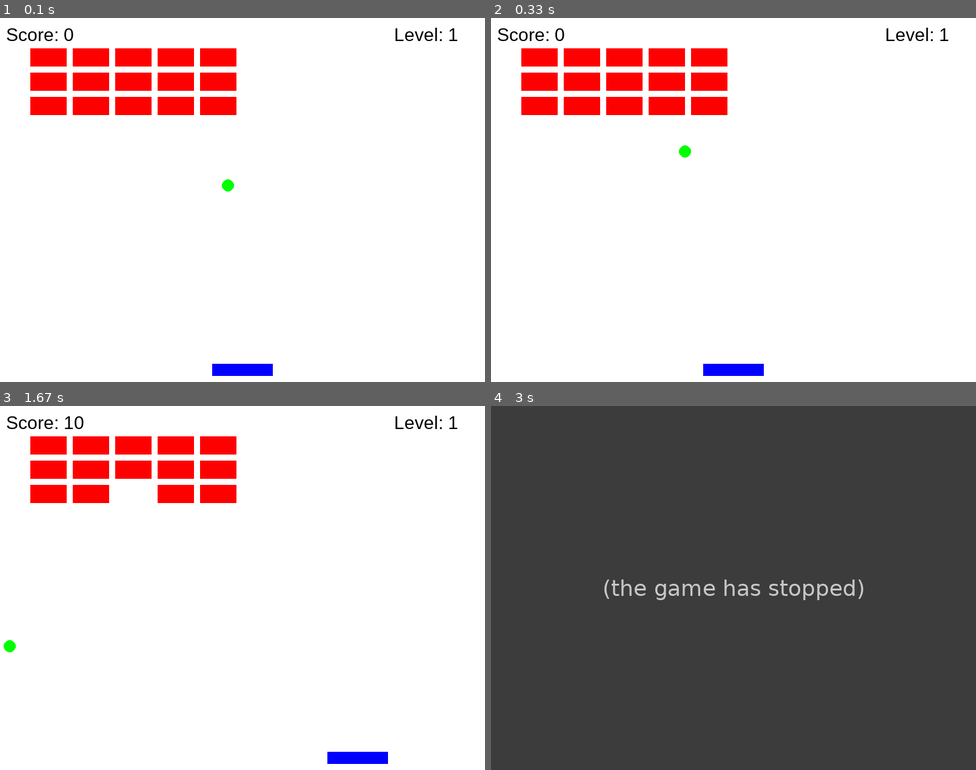
Above: before the commit, frames 1-4 (two rows, left to right).
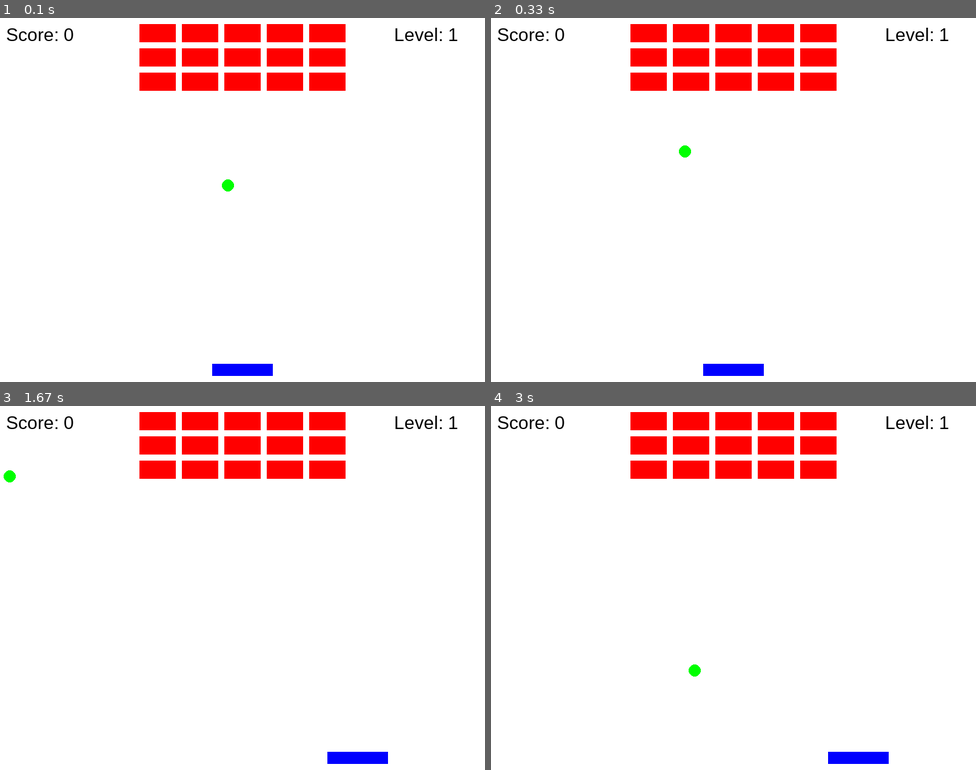
Above: after the commit, the same moments.

Repository: aknim/pygame-brick-shooter
Game: pygame game, started from brick_shooter.py
Same seed, same stepped clock (60 frames per second), same inputs: the game is played once before the commit and once after it.
Inputs:
- Up to frame 1 (0.1 s): no input
- Up to frame 2 (0.33 s): no input
- Up to frame 3 (1.67 s): hold Right 0.33-0.8 s; hold Right 0.83-1.3 s; hold Left from 1.33 s (still down)
- Up to frame 4 (3 s): release Left at 1.87 s; hold Left 1.9-2.3 s; hold Right 2.33-2.97 s

The runs differ from the first frame. In frame 1, 8.2% of the frame differs, in the area x 6-72%, y 1-27%; in frame 2, 8.2%; in frame 3, 8.1%; in frame 4, 100%, in the area x 0-100%, y 0-100%.
Before the commit the program exited at 2.48 s; later frames show no game.

Commit message:
Day2.1 20 #3 Levels: Made the bricks centered

Diff:
--- a/brick_shooter.py
+++ b/brick_shooter.py
@@ -86,13 +86,38 @@
 def create_level(level):
     layouts = [
         # Level 1: Simple 3x5 grid
-        [(x * 70 + 50, y * 40 + 50) for y in range(3) for x in range(5)],
+        [(x, y) for y in range(3) for x in range(5)],
         # Level 2: 4x6 grid
-        [(x * 70 + 50, y * 40 + 50) for y in range(4) for x in range(6)],
+        [(x, y) for y in range(4) for x in range(6)],
         # Level 3: 5x7 grid
-        [(x * 70 + 50, y * 40 + 50) for y in range(5) for x in range(7)]
+        [(x, y) for y in range(5) for x in range(7)]
     ]
-    return [Brick(x,y) for (x, y) in layouts[level % len(layouts)]]
+
+    brick_layout = layouts[level % len(layouts)]
+
+    # Center the bricks horizontally and vertically
+    rows = max([y for x, y in brick_layout]) + 1
+    cols = max([x for x, y in brick_layout]) + 1
+    brick_width = 60
+    brick_height = 30
+    spacing_x = 10
+    spacing_y = 10
+
+    start_x = (width - (cols * brick_width + (cols - 1) * spacing_x)) // 2
+    start_y = 10 # (height - (rows * brick_height + (rows - 1) * spacing_y)) // 2
+    print(width, cols, brick_width, cols-1, spacing_x)
+    print(height, cols, brick_height, cols-1, spacing_y)
+    print(":", start_x, start_y)
+
+    print(width, cols * brick_width, (cols - 1) * spacing_x)
+    centered_bricks = [
+        Brick(start_x + x * (brick_width + spacing_x), start_y + y * (brick_height + spacing_y)) for x, y in brick_layout
+    ]
+    for a in centered_bricks:
+        print(a.x, a.y)
+    return centered_bricks
+
+    # return [Brick(x,y) for (x, y) in layouts[level % len(layouts)]]
 
 # Display level transition
 def show_level_start(level):
